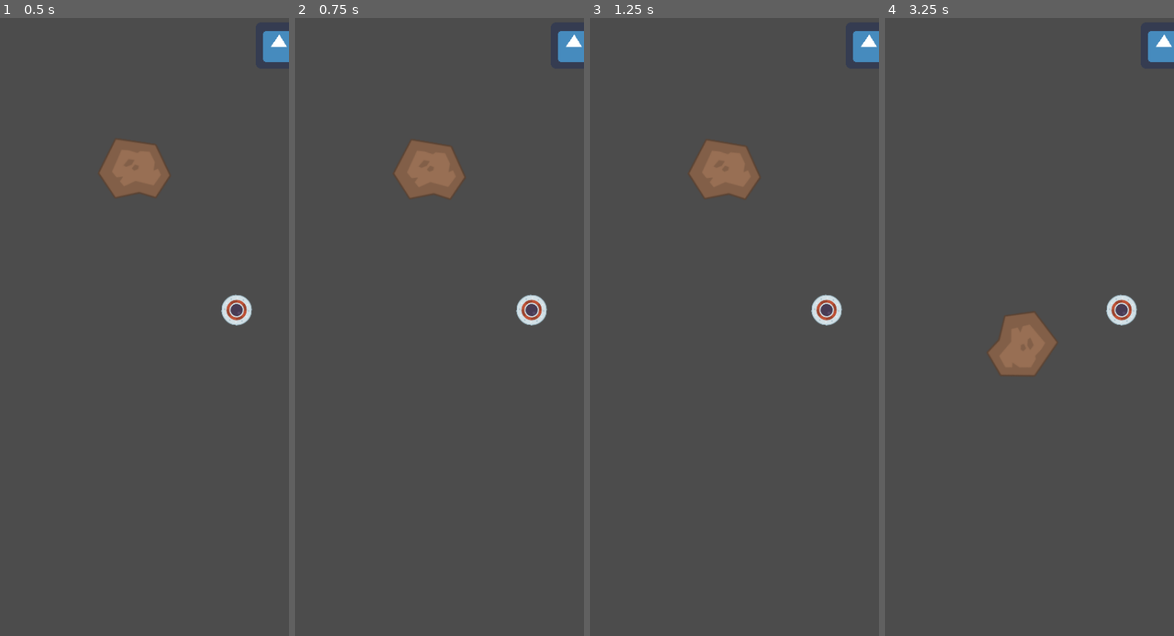
Above: before the commit, frames 1-4 (left to right).
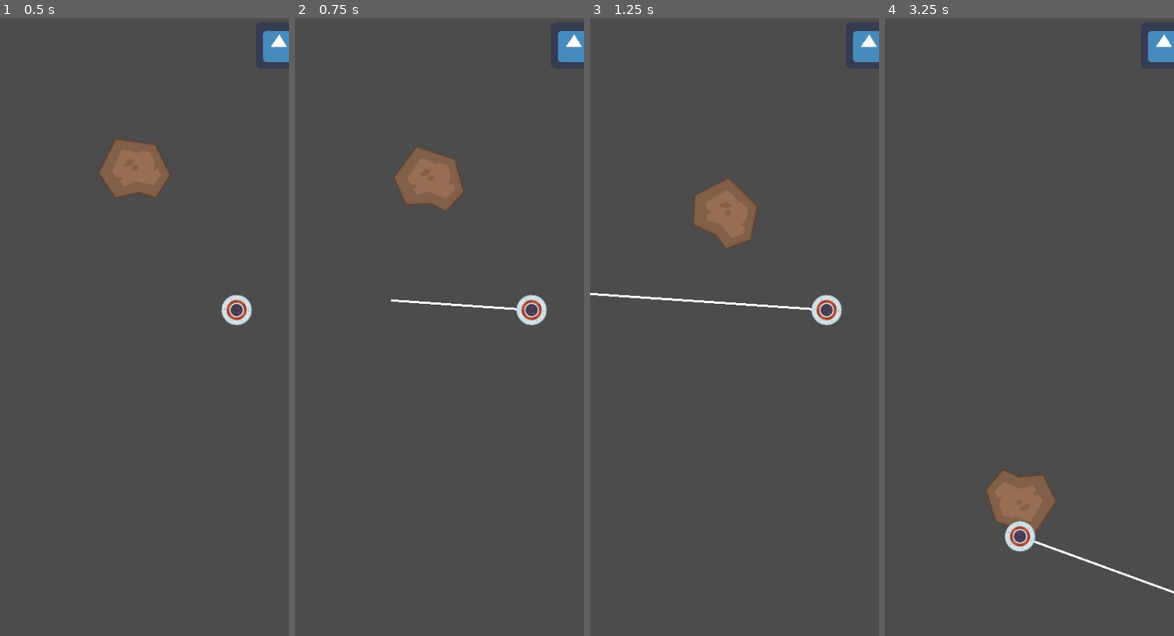
Above: after the commit, the same moments.

Repository: brendankhoury/To-the-moon-and-hack
Game: Godot game, scene res://Src/PauseScene.tscn
Same seed, same stepped clock (60 frames per second), same inputs: the game is played once before the commit and once after it. This scene is started directly instead of the project's main scene. The engine's default icon, where the game draws it, is replaced by a stand-in: a white triangle on a blue panel in a dark square.
Inputs (mouse positions are in pixels of both pictures, inside the frame that each line leads up to):
- Up to frame 1 (0.5 s): no input
- Up to frame 2 (0.75 s): click (572, 42) at 0.5 s
- Up to frame 3 (1.25 s): no input
- Up to frame 4 (3.25 s): click (1162, 42) at 1.25 s; click (1162, 42) at 2 s; tap Space (tap) at 2.85 s

Frame 1 is identical in both runs. In frame 2, 0.9% of the frame differs, in the area x 33-77%, y 19-48%; in frame 3, 3.2%; in frame 4, 4.2%, in the area x 34-100%, y 44-94%.

Commit message:
Pause in main

Diff:
--- a/Src/Main.tscn
+++ b/Src/Main.tscn
@@ -1,13 +1,35 @@
-[gd_scene load_steps=5 format=2]
+[gd_scene load_steps=7 format=2]
 
 [ext_resource path="res://Src/Actors/Asteroid.tscn" type="PackedScene" id=1]
 [ext_resource path="res://Src/Actors/Player.tscn" type="PackedScene" id=2]
 [ext_resource path="res://Src/Main.gd" type="Script" id=3]
+[ext_resource path="res://icon.png" type="Texture" id=4]
 
 [sub_resource type="Curve2D" id=1]
 _data = {
 "points": PoolVector2Array( 0, 0, 0, 0, -161.635, -419.801, 0, 0, 0, 0, 238.365, -419.801 )
 }
+
+[sub_resource type="GDScript" id=2]
+script/source = "extends TextureButton
+
+var down = false
+var up = false
+
+func _on_TextureButton_button_down():
+	get_tree().paused = true
+	down = true
+	pass # Replace with function body.
+func _on_TextureButton_button_up():
+	if up:
+		up = false
+		down = false
+		get_tree().paused = false
+	if down:
+		down = false
+		up = true
+	pass # Replace with function body.
+"
 
 [node name="Node2D" type="Node2D"]
 position = Vector2( 161.635, 419.801 )
@@ -31,4 +53,18 @@
 [node name="AsteroidSpawnTimer" type="Timer" parent="."]
 wait_time = 3.134
 autostart = true
+
+[node name="TextureButton" type="TextureButton" parent="."]
+pause_mode = 2
+margin_left = 151.389
+margin_top = -400.345
+margin_right = 215.389
+margin_bottom = -336.345
+texture_normal = ExtResource( 4 )
+script = SubResource( 2 )
+__meta__ = {
+"_edit_use_anchors_": false
+}
 [connection signal="timeout" from="AsteroidSpawnTimer" to="." method="_on_AsteroidSpawnTimer_timeout"]
+[connection signal="button_down" from="TextureButton" to="TextureButton" method="_on_TextureButton_button_down"]
+[connection signal="button_up" from="TextureButton" to="TextureButton" method="_on_TextureButton_button_up"]
--- a/Src/PauseScene.gd
+++ b/Src/PauseScene.gd
@@ -16,19 +16,3 @@
 # Called every frame. 'delta' is the elapsed time since the previous frame.
 #func _process(delta):
 #	pass
-
-
-func _on_TextureButton_button_down():
-	get_tree().paused = true
-	down = true
-	pass # Replace with function body.
-
-
-func _on_TextureButton_button_up():
-	if up:
-		up = false
-		get_tree().paused = false
-	if down:
-		down = false
-		up = true
-	pass # Replace with function body.
--- a/Src/PauseScene.tscn
+++ b/Src/PauseScene.tscn
@@ -5,23 +5,25 @@
 [ext_resource path="res://Src/PauseScene.gd" type="Script" id=3]
 [ext_resource path="res://icon.png" type="Texture" id=4]
 
-[sub_resource type="GDScript" id=1]
+[sub_resource type="GDScript" id=2]
 script/source = "extends TextureButton
 
+var down = false
+var up = false
 
-# Declare member variables here. Examples:
-# var a = 2
-# var b = \"text\"
-
-
-# Called when the node enters the scene tree for the first time.
-func _ready():
+func _on_TextureButton_button_down():
+	get_tree().paused = true
+	down = true
 	pass # Replace with function body.
-
-
-# Called every frame. 'delta' is the elapsed time since the previous frame.
-#func _process(delta):
-#	pass
+func _on_TextureButton_button_up():
+	if up:
+		up = false
+		down = false
+		get_tree().paused = false
+	if down:
+		down = false
+		up = true
+	pass # Replace with function body.
 "
 
 [node name="Test" type="Node2D"]
@@ -45,7 +47,7 @@
 margin_right = 393.554
 margin_bottom = 46.364
 texture_normal = ExtResource( 4 )
-script = SubResource( 1 )
+script = SubResource( 2 )
 __meta__ = {
 "_edit_use_anchors_": false
 }
